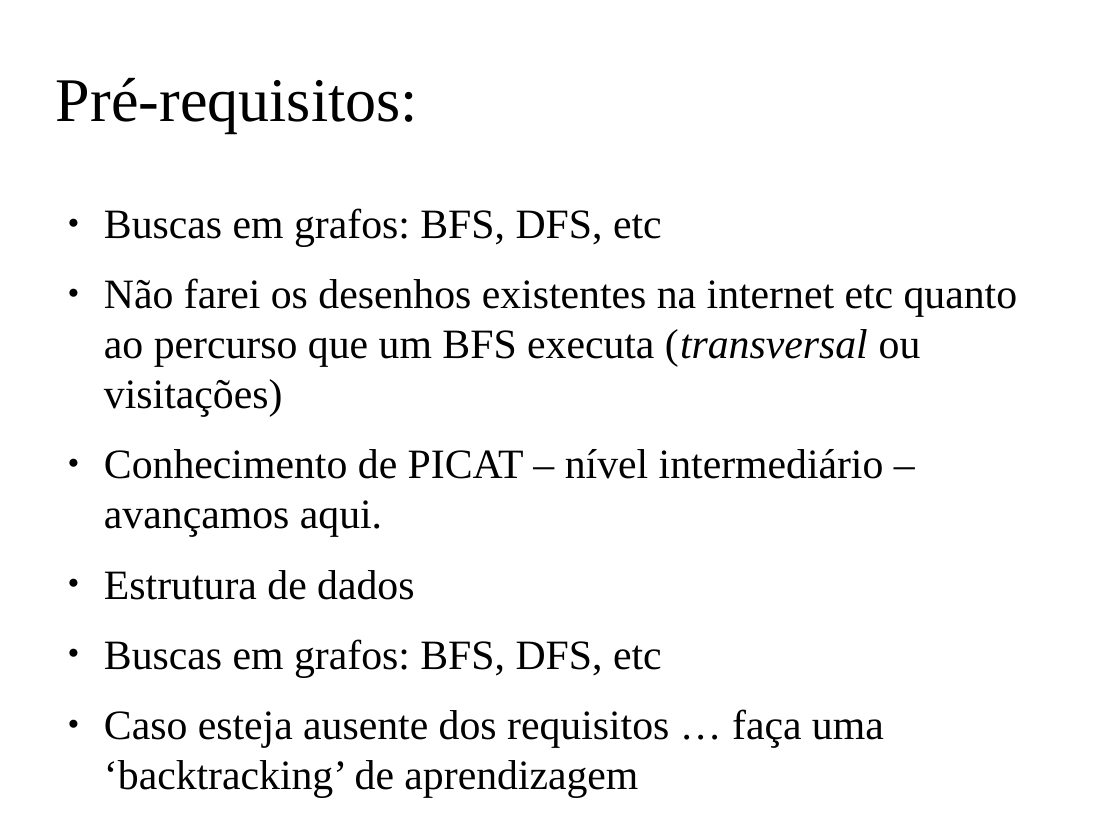
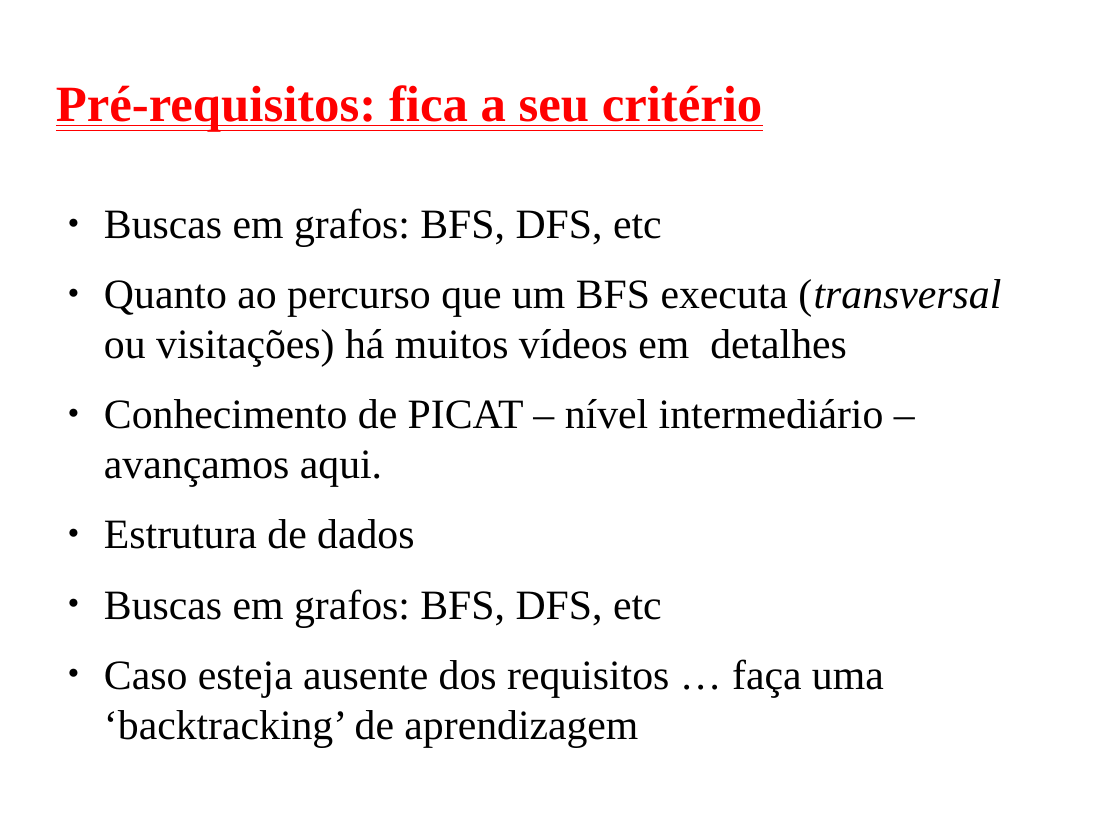
Before and after one commit to claudiosa/CCS, a slide deck: slide 5 of picat/YOUTUBE_BFS_PICAT/slides_bfs.odp. Drawn at 1120x840 pixels with LibreOffice and Linux fonts; fonts in the diff are those of the drawing; background and template pictures are left out. Boxes give left, top, right and bottom in pixels: in the first picture for what was removed or moved away, otherwise in the second. Text is boxed around its words. In the diff, an @@ line names an element or a change of style, - is before the commit and + after.

```diff
--- a/picat/YOUTUBE_BFS_PICAT/slides_bfs.odp
+++ b/picat/YOUTUBE_BFS_PICAT/slides_bfs.odp
@@ title at <box>56,85,762,131</box>: text changed; size 44 to 36 pt; text colour #000000 to #FF0000; bold on @@
-Pré-requisitos:
+Pré-requisitos: fica a seu critério
@@ text at <box>104,279,1001,366</box>: text changed @@
-● Não farei os desenhos existentes na internet etc quanto ao percurso que um BFS executa (transversal ou visitações)
+● Quanto ao percurso que um BFS executa (transversal ou visitações) há muitos vídeos em detalhes
```
Also in this commit, not shown: 8 other slides changed, 5 slides added, 1 slide removed, 2 other files.
